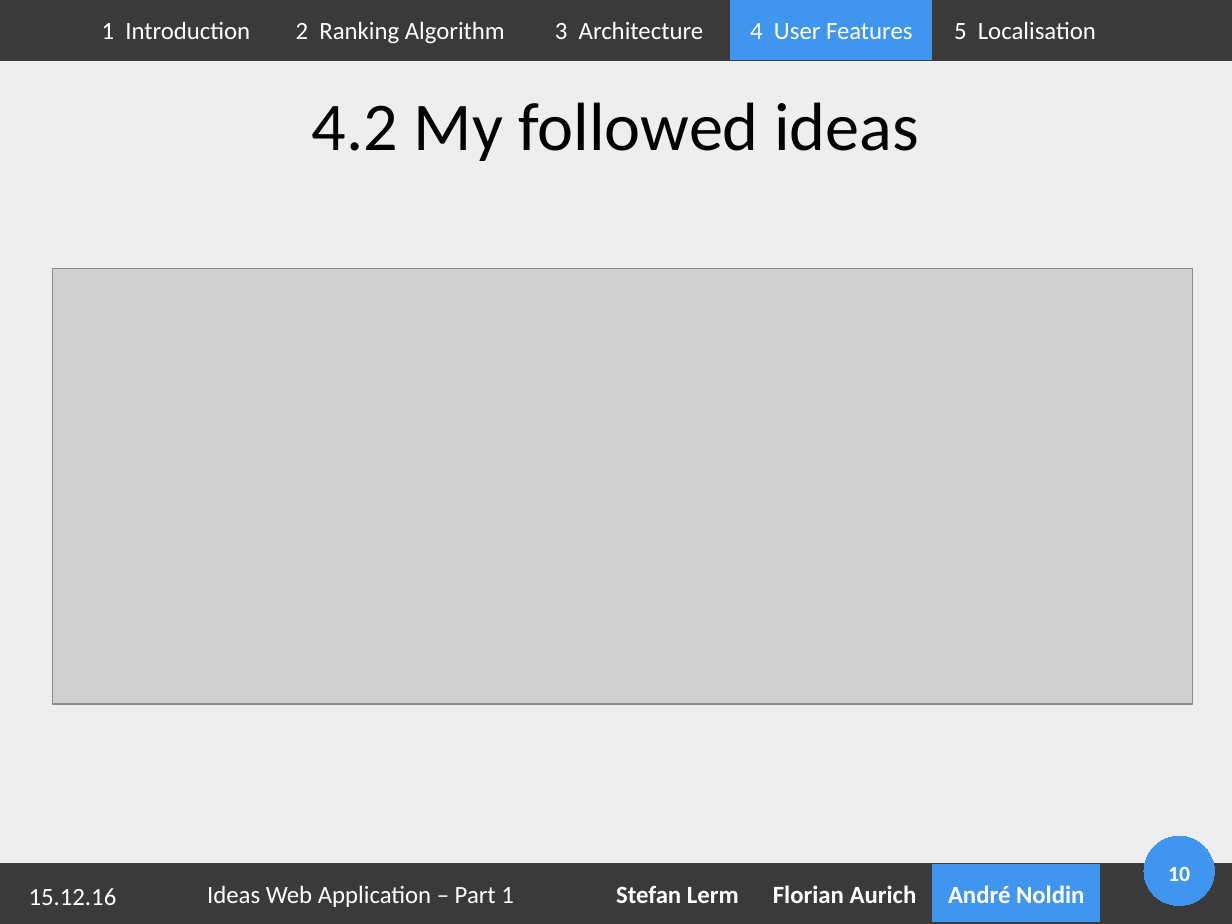
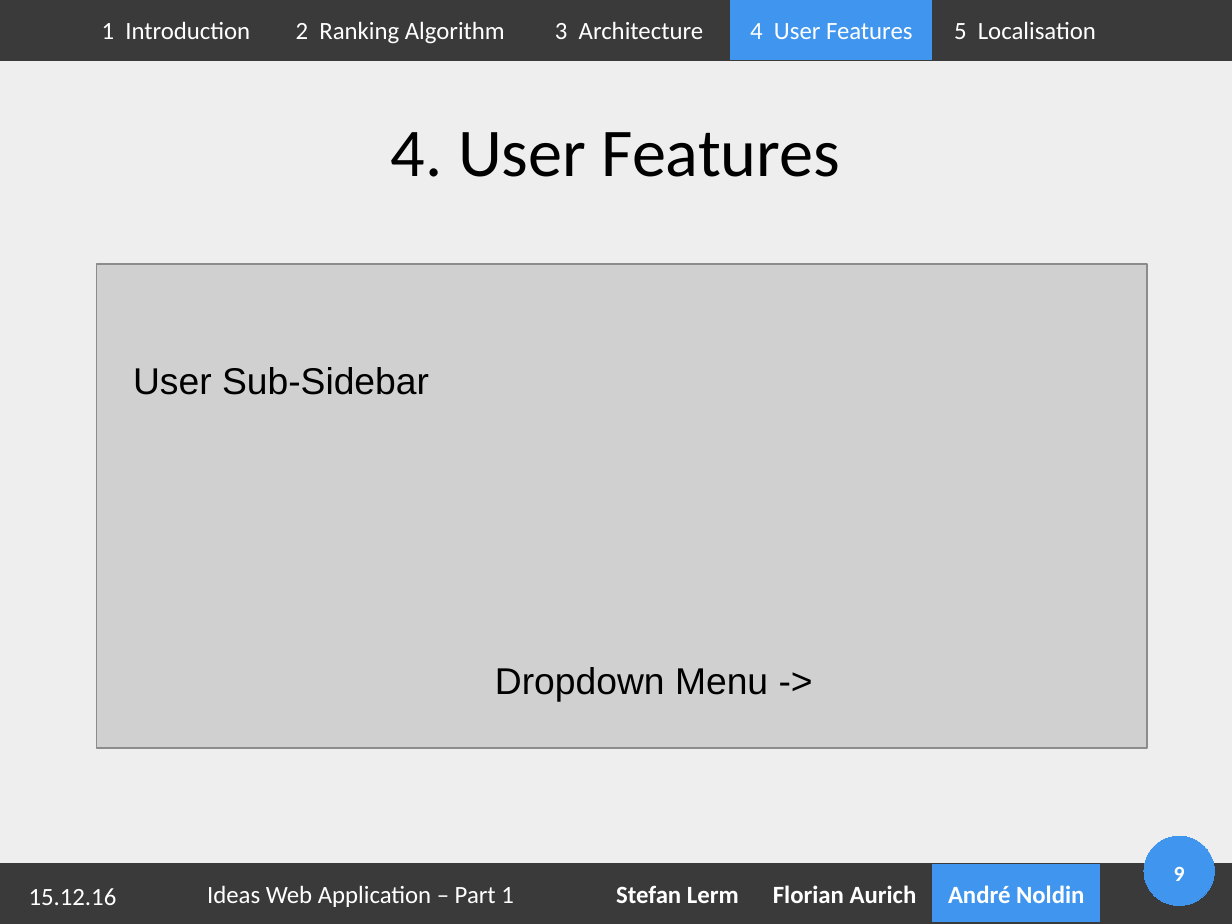
Before and after one commit to Geopras/IdeaWatcher, a slide deck: slide 9 of presentation/part1.odp (slide 10 before the commit). Drawn at 1232x924 pixels with LibreOffice and Linux fonts; fonts in the diff are those of the drawing; grey boxes stand for pictures; background and template pictures are left out. Boxes give left, top, right and bottom in pixels: in the first picture for what was removed or moved away, otherwise in the second. Text is boxed around its words. In the diff, an @@ line names an element or a change of style, - is before the commit and + after.

```diff
--- a/presentation/part1.odp
+++ b/presentation/part1.odp
@@ title at (391,132,841,177): text changed @@
-4.2 My followed ideas
+4. User Features
@@ picture: place and size @@
-picture at (53,268,1193,704)
+picture at (97,264,1148,748)
@@ text added at (133,367,429,395), 24 pt, text #000000 @@
+User Sub-Sidebar
@@ text added at (495,667,768,701), 24 pt, text #000000 @@
+Dropdown Menu ->
@@ page number at (1174,866,1185,881): text changed @@
-10
+9
```
Also in this commit, not shown: 3 other slides changed, 2 slides removed, 2 other files.
